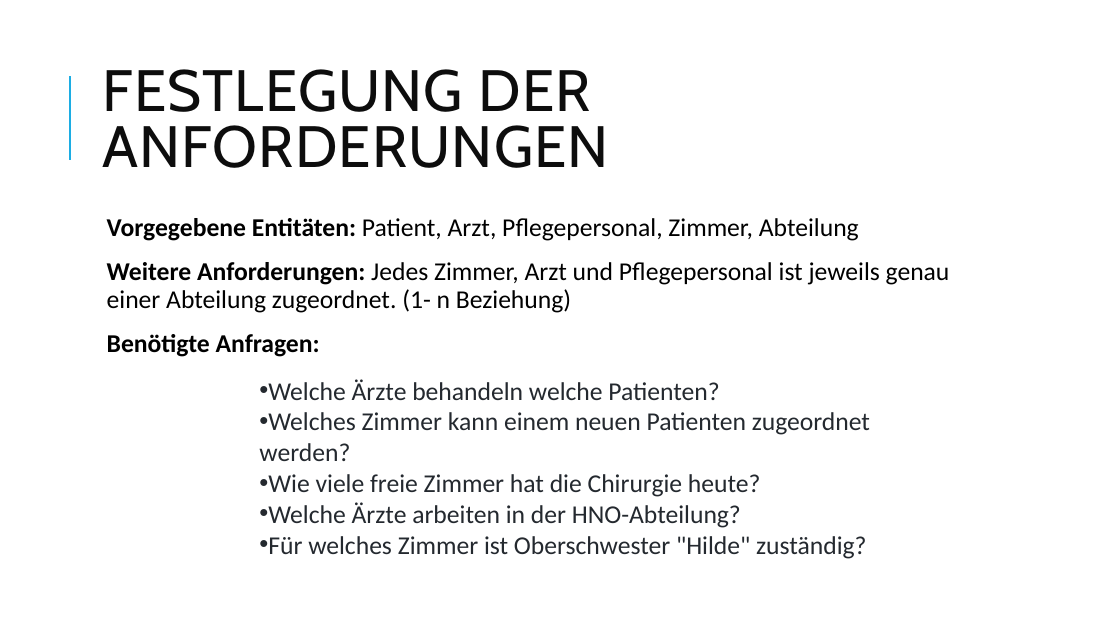
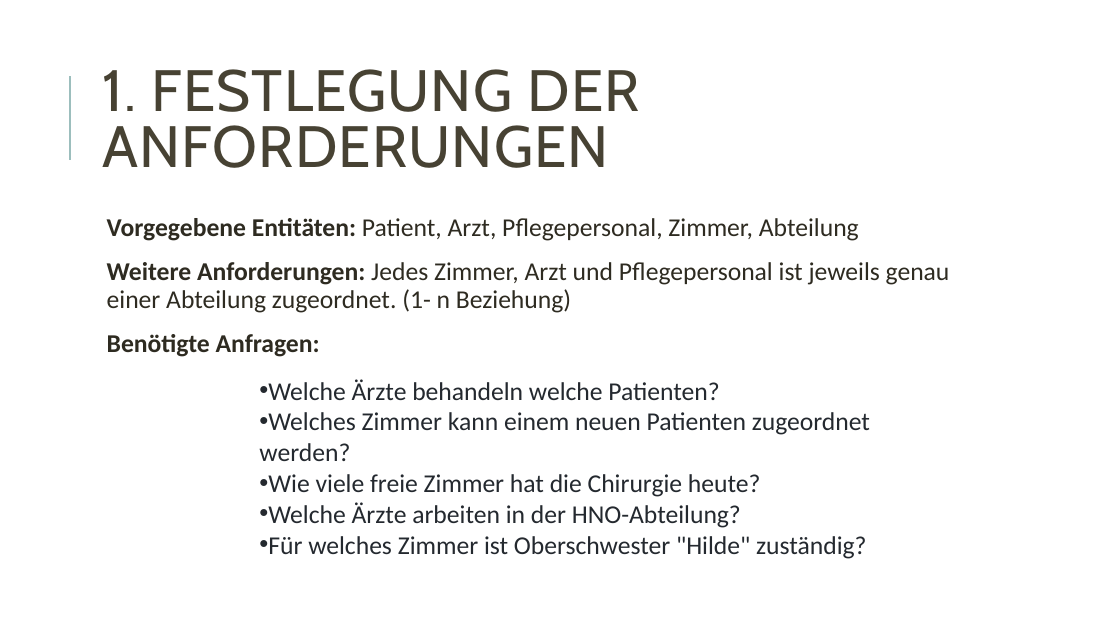
Before and after one commit to vincepr/proj_db_krankenhaus, a slide deck: slide 2 of Datenbank_Krankenhaus.pptx. Drawn at 1120x630 pixels with LibreOffice and Linux fonts; fonts in the diff are those of the drawing. Boxes give left, top, right and bottom in pixels: in the first picture for what was removed or moved away, otherwise in the second. Text is boxed around its words. In the diff, an @@ line names an element or a change of style, - is before the commit and + after.

```diff
--- a/Datenbank_Krankenhaus.pptx
+++ b/Datenbank_Krankenhaus.pptx
@@ line (70, 160) - (70, 76): stroke #1CADE4 1.5 pt to #9CBEBD 1.5 pt @@
@@ title at [102, 69, 640, 168]: text changed; text colour #0D0D0D to #474233 @@
-FESTLEGUNG DER ANFORDERUNGEN
+1. FESTLEGUNG DER ANFORDERUNGEN
@@ text "Vorgegebene Entitäten: Patient, Arzt, Pflegepersonal, ..." at [107, 218, 950, 357]: text colour #000000 to #2E2B21; bullet colour #1CADE4 to #9CBEBD @@
```
Also in this commit, not shown: 7 other slides changed, 1 slide added, 1 slide removed.
